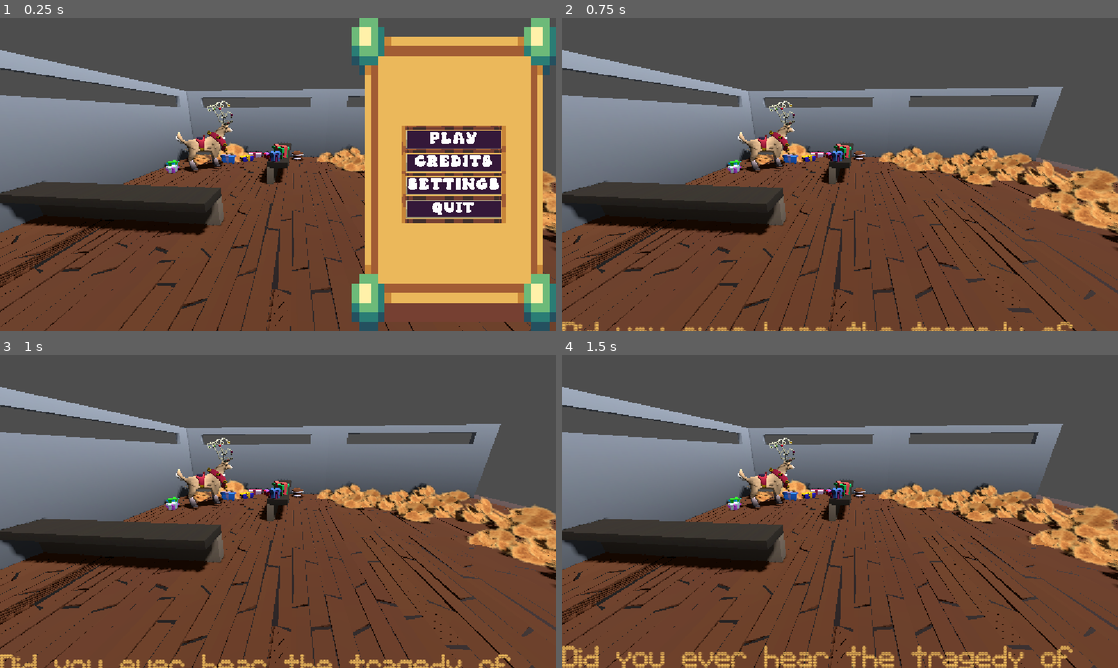
Above: before the commit, frames 1-4 (two rows, left to right).
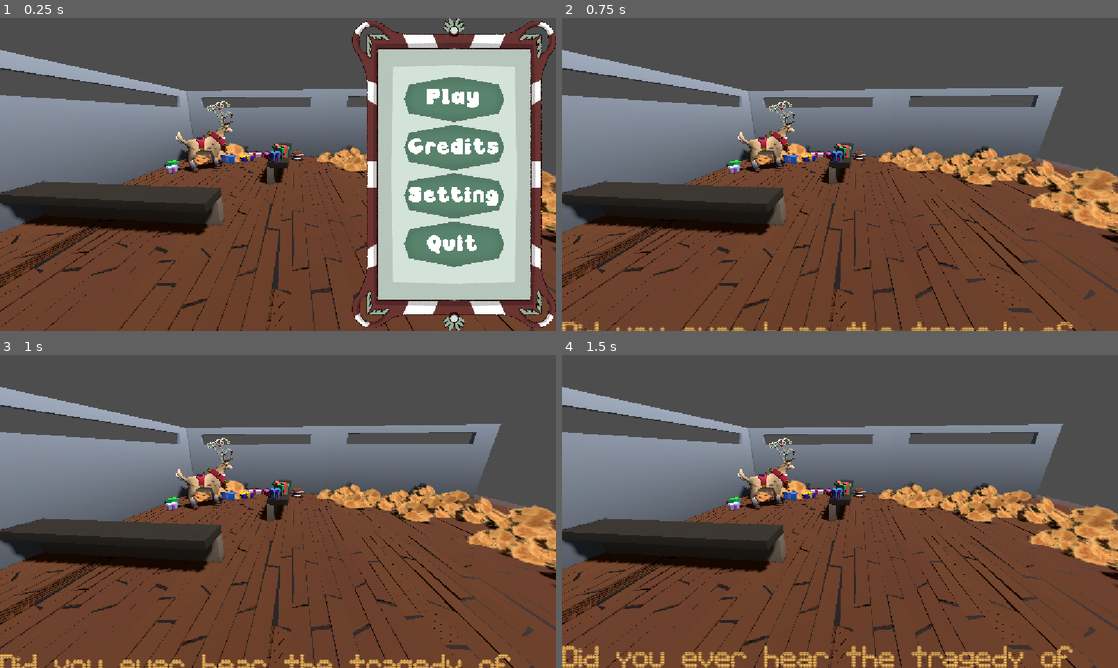
Above: after the commit, the same moments.

Repository: sjgillGit/gwj88
Game: Godot game, scene res://Main/RootNode.tscn
The game is run twice, just before and just after one commit, with the same random seed, the same clock (stepped at 60 frames per second) and the same inputs.
Inputs (mouse positions are in pixels of both pictures, inside the frame that each line leads up to):
- Up to frame 1 (0.25 s): no input
- Up to frame 2 (0.75 s): click (1017, 161) at 0.5 s, where only the run before the commit has a clickable "CREDITS"
- Up to frame 3 (1 s): no input
- Up to frame 4 (1.5 s): move the mouse to (962, 495) at 1.27 s; hold D (move_right) from 1.28 s (still down)

The runs differ from the first frame. In frame 1, 31% of the frame differs, in the area x 63-100%, y 0-100%; in frame 2, nothing differs; in frame 3, nothing differs; in frame 4, nothing differs.
Error before the commit: Assertion failed: I don't know what to do here with this new game state: 3 (res://Main/root_node.gd:18)

Commit message:
update pen UI, fill in some assets for ui screens

Diff:
--- a/Assets/ui/main/theme_general.tres
+++ b/Assets/ui/main/theme_general.tres
@@ -1,10 +1,9 @@
-[gd_resource type="Theme" load_steps=13 format=3 uid="uid://wnjx0277ks75"]
+[gd_resource type="Theme" load_steps=12 format=3 uid="uid://wnjx0277ks75"]
 
 [ext_resource type="FontFile" uid="uid://br8526wyvqdrk" path="res://Assets/fonts/Disco-Party-All/Disco_Party.ttf" id="1_m520p"]
 [ext_resource type="StyleBox" uid="uid://dagvxksushulb" path="res://Assets/ui/buttons/styleBox_button_hover.tres" id="2_yh0e6"]
 [ext_resource type="StyleBox" uid="uid://bxqhjcwxjpq6j" path="res://Assets/ui/buttons/styleBox_button_normal.tres" id="3_on443"]
 [ext_resource type="Texture2D" uid="uid://budb2prl270mc" path="res://Assets/art ~ licensed/VEXED ~ Mini-Medieval UI/Banners.png" id="4_ro6t1"]
-[ext_resource type="Texture2D" uid="uid://cwp3o24gxdowj" path="res://Assets/art ~ licensed/VEXED ~ Mini-Medieval UI/Frames.png" id="5_476kk"]
 [ext_resource type="FontFile" uid="uid://dxkvfvt32k2u" path="res://Assets/fonts/Party-Pack-All/Party_Pack_Ribs.ttf" id="6_q0gd3"]
 
 [sub_resource type="AtlasTexture" id="AtlasTexture_2x4uk"]
@@ -23,7 +22,6 @@
 expand_margin_bottom = 3.0
 
 [sub_resource type="AtlasTexture" id="AtlasTexture_5gxwd"]
-atlas = ExtResource("5_476kk")
 region = Rect2(44, 84, 32, 33)
 
 [sub_resource type="StyleBoxTexture" id="StyleBoxTexture_hxft3"]
--- a/Main/root_node.gd
+++ b/Main/root_node.gd
@@ -10,7 +10,7 @@
 func _game_state_changed(new_state: GameState.State, old_state: GameState.State):
 	var new_scene: PackedScene = null
 	match new_state:
-		GameState.State.STARTUP, GameState.State.MAIN_MENU, GameState.State.PEN:
+		GameState.State.STARTUP, GameState.State.MAIN_MENU, GameState.State.PEN, GameState.State.CREDITS, GameState.State.SETTINGS, GameState.State.PAUSE:
 			new_scene = preload("res://Scenes/ui/Pen3D.tscn")
 		GameState.State.PLAY:
 			new_scene = preload("res://Scenes/flight_mode/flight_main.tscn")
--- a/Scenes/ui/UiMainMenu.tscn
+++ b/Scenes/ui/UiMainMenu.tscn
@@ -1,14 +1,13 @@
-[gd_scene load_steps=6 format=3 uid="uid://c1ramn8byuilg"]
+[gd_scene load_steps=7 format=3 uid="uid://c1ramn8byuilg"]
 
 [ext_resource type="Script" uid="uid://lw5x5rqamc3f" path="res://Scripts/ui/ui_main_menu.gd" id="1_e6jh0"]
 [ext_resource type="Theme" uid="uid://wnjx0277ks75" path="res://Assets/ui/main/theme_general.tres" id="2_7c5qm"]
-[ext_resource type="ButtonGroup" uid="uid://bg48yv2vi1t8a" path="res://Assets/ui/buttons/button_group_main_menu.tres" id="3_85x37"]
+[ext_resource type="Texture2D" uid="uid://d2amlf2gepeg4" path="res://Assets/ui/main/menu-panel.png" id="3_n21uw"]
+[ext_resource type="Texture2D" uid="uid://cub3gf1hup4ok" path="res://Assets/ui/main/menu-button.png" id="4_hvpw8"]
+[ext_resource type="Script" uid="uid://1udhbw83ko2l" path="res://Scripts/ui/button.gd" id="5_fk7bd"]
 
-[sub_resource type="Gradient" id="Gradient_3udur"]
-colors = PackedColorArray(0.92156863, 0.72156864, 0.35686275, 1, 0.92156863, 0.72156864, 0.35686275, 1)
-
-[sub_resource type="GradientTexture1D" id="GradientTexture1D_6ur10"]
-gradient = SubResource("Gradient_3udur")
+[sub_resource type="StyleBoxTexture" id="StyleBoxTexture_qc84l"]
+texture = ExtResource("3_n21uw")
 
 [node name="UiMainMenu" type="Control" groups=["ui"]]
 editor_description = "This is where all the main menu stuff should be"
@@ -17,14 +16,6 @@
 offset_right = 1152.0
 offset_bottom = 648.0
 script = ExtResource("1_e6jh0")
-
-[node name="TextureRect" type="TextureRect" parent="."]
-layout_mode = 0
-offset_left = 759.0
-offset_top = 59.0
-offset_right = 1111.0
-offset_bottom = 589.0
-texture = SubResource("GradientTexture1D_6ur10")
 
 [node name="PanelContainer" type="PanelContainer" parent="."]
 texture_filter = 1
@@ -37,66 +28,90 @@
 grow_horizontal = 0
 grow_vertical = 2
 theme = ExtResource("2_7c5qm")
+theme_override_styles/panel = SubResource("StyleBoxTexture_qc84l")
 
-[node name="VBoxContainer" type="HBoxContainer" parent="PanelContainer"]
+[node name="MarginContainer" type="MarginContainer" parent="PanelContainer"]
 layout_mode = 2
-size_flags_vertical = 4
-alignment = 1
+theme_override_constants/margin_top = 120
+theme_override_constants/margin_right = 0
+theme_override_constants/margin_bottom = 0
 
-[node name="VSeparator2" type="VSeparator" parent="PanelContainer/VBoxContainer"]
+[node name="VBoxContainer2" type="VBoxContainer" parent="PanelContainer/MarginContainer"]
 layout_mode = 2
 
-[node name="HBoxContainer" type="VBoxContainer" parent="PanelContainer/VBoxContainer"]
+[node name="PlayButton" type="TextureButton" parent="PanelContainer/MarginContainer/VBoxContainer2"]
+custom_minimum_size = Vector2(154, 96)
 layout_mode = 2
-size_flags_horizontal = 4
-size_flags_vertical = 4
+texture_normal = ExtResource("4_hvpw8")
+ignore_texture_size = true
+stretch_mode = 5
+script = ExtResource("5_fk7bd")
 
-[node name="HSeparator6" type="HSeparator" parent="PanelContainer/VBoxContainer/HBoxContainer"]
+[node name="Label" type="Label" parent="PanelContainer/MarginContainer/VBoxContainer2/PlayButton"]
+layout_mode = 0
+offset_left = 154.0
+offset_top = 26.0
+offset_right = 265.0
+offset_bottom = 69.0
+theme = ExtResource("2_7c5qm")
+theme_override_font_sizes/font_size = 32
+text = "Play"
+
+[node name="CreditsButton" type="TextureButton" parent="PanelContainer/MarginContainer/VBoxContainer2"]
+custom_minimum_size = Vector2(154, 96)
 layout_mode = 2
+texture_normal = ExtResource("4_hvpw8")
+ignore_texture_size = true
+stretch_mode = 5
+script = ExtResource("5_fk7bd")
 
-[node name="PLAY" type="Button" parent="PanelContainer/VBoxContainer/HBoxContainer"]
-unique_name_in_owner = true
+[node name="Label" type="Label" parent="PanelContainer/MarginContainer/VBoxContainer2/CreditsButton"]
+layout_mode = 0
+offset_left = 116.0
+offset_top = 29.0
+offset_right = 305.0
+offset_bottom = 72.0
+theme = ExtResource("2_7c5qm")
+theme_override_font_sizes/font_size = 32
+text = "Credits"
+
+[node name="SettingsButton" type="TextureButton" parent="PanelContainer/MarginContainer/VBoxContainer2"]
+custom_minimum_size = Vector2(154, 96)
 layout_mode = 2
+texture_normal = ExtResource("4_hvpw8")
+ignore_texture_size = true
+stretch_mode = 5
+script = ExtResource("5_fk7bd")
+
+[node name="Label" type="Label" parent="PanelContainer/MarginContainer/VBoxContainer2/SettingsButton"]
+layout_mode = 0
+offset_left = 117.0
+offset_top = 29.0
+offset_right = 305.0
+offset_bottom = 72.0
 theme = ExtResource("2_7c5qm")
-toggle_mode = true
-button_group = ExtResource("3_85x37")
-text = "PLAY"
+theme_override_font_sizes/font_size = 32
+text = "Setting"
 
-[node name="HSeparator" type="HSeparator" parent="PanelContainer/VBoxContainer/HBoxContainer"]
+[node name="QuitButton" type="TextureButton" parent="PanelContainer/MarginContainer/VBoxContainer2"]
+custom_minimum_size = Vector2(154, 96)
 layout_mode = 2
+texture_normal = ExtResource("4_hvpw8")
+ignore_texture_size = true
+stretch_mode = 5
+script = ExtResource("5_fk7bd")
 
-[node name="CREDITS" type="Button" parent="PanelContainer/VBoxContainer/HBoxContainer"]
-unique_name_in_owner = true
-layout_mode = 2
+[node name="Label" type="Label" parent="PanelContainer/MarginContainer/VBoxContainer2/QuitButton"]
+layout_mode = 0
+offset_left = 155.0
+offset_top = 30.0
+offset_right = 266.0
+offset_bottom = 73.0
 theme = ExtResource("2_7c5qm")
-toggle_mode = true
-button_group = ExtResource("3_85x37")
-text = "CREDITS"
+theme_override_font_sizes/font_size = 32
+text = "Quit"
 
-[node name="HSeparator2" type="HSeparator" parent="PanelContainer/VBoxContainer/HBoxContainer"]
-layout_mode = 2
-
-[node name="SETTINGS" type="Button" parent="PanelContainer/VBoxContainer/HBoxContainer"]
-unique_name_in_owner = true
-layout_mode = 2
-theme = ExtResource("2_7c5qm")
-toggle_mode = true
-button_group = ExtResource("3_85x37")
-text = "SETTINGS"
-
-[node name="HSeparator4" type="HSeparator" parent="PanelContainer/VBoxContainer/HBoxContainer"]
-layout_mode = 2
-
-[node name="QUIT" type="Button" parent="PanelContainer/VBoxContainer/HBoxContainer"]
-unique_name_in_owner = true
-layout_mode = 2
-theme = ExtResource("2_7c5qm")
-toggle_mode = true
-button_group = ExtResource("3_85x37")
-text = "QUIT"
-
-[node name="HSeparator5" type="HSeparator" parent="PanelContainer/VBoxContainer/HBoxContainer"]
-layout_mode = 2
-
-[node name="VSeparator" type="VSeparator" parent="PanelContainer/VBoxContainer"]
-layout_mode = 2
+[connection signal="pressed" from="PanelContainer/MarginContainer/VBoxContainer2/PlayButton" to="." method="_on_play_button_pressed"]
+[connection signal="pressed" from="PanelContainer/MarginContainer/VBoxContainer2/CreditsButton" to="." method="_on_credits_button_pressed"]
+[connection signal="pressed" from="PanelContainer/MarginContainer/VBoxContainer2/SettingsButton" to="." method="_on_settings_button_pressed"]
+[connection signal="pressed" from="PanelContainer/MarginContainer/VBoxContainer2/QuitButton" to="." method="_on_quit_button_pressed"]
--- a/Scenes/ui/UiPen.tscn
+++ b/Scenes/ui/UiPen.tscn
@@ -1,8 +1,13 @@
-[gd_scene load_steps=4 format=3 uid="uid://i4hgl17h5n1r"]
+[gd_scene load_steps=7 format=3 uid="uid://i4hgl17h5n1r"]
 
 [ext_resource type="Theme" uid="uid://wnjx0277ks75" path="res://Assets/ui/main/theme_general.tres" id="1_s3urb"]
 [ext_resource type="Script" uid="uid://bmlda1l4oad05" path="res://Scenes/ui/ui_pen.gd" id="1_twpca"]
-[ext_resource type="ButtonGroup" uid="uid://5luqxnhyvgwe" path="res://Assets/ui/buttons/button_group_pen.tres" id="3_581q8"]
+[ext_resource type="Texture2D" uid="uid://d2amlf2gepeg4" path="res://Assets/ui/main/menu-panel.png" id="4_1a6lg"]
+[ext_resource type="Texture2D" uid="uid://cub3gf1hup4ok" path="res://Assets/ui/main/menu-button.png" id="5_d1etx"]
+[ext_resource type="Script" uid="uid://1udhbw83ko2l" path="res://Scripts/ui/button.gd" id="6_d1etx"]
+
+[sub_resource type="StyleBoxTexture" id="StyleBoxTexture_vjfc7"]
+texture = ExtResource("4_1a6lg")
 
 [node name="UiPen" type="Control" groups=["ui"]]
 layout_mode = 3
@@ -13,21 +18,56 @@
 grow_vertical = 2
 script = ExtResource("1_twpca")
 
-[node name="PLAY" type="Button" parent="."]
-unique_name_in_owner = true
-layout_mode = 1
-anchors_preset = 3
-anchor_left = 1.0
-anchor_top = 1.0
-anchor_right = 1.0
-anchor_bottom = 1.0
-offset_left = -167.0
-offset_top = -87.0
-offset_right = -34.0
-offset_bottom = -32.0
-grow_horizontal = 0
-grow_vertical = 0
+[node name="PanelContainer" type="PanelContainer" parent="."]
+layout_mode = 0
+offset_left = 768.0
+offset_top = 111.0
+offset_right = 1100.0
+offset_bottom = 537.0
+theme_override_styles/panel = SubResource("StyleBoxTexture_vjfc7")
+
+[node name="PlayButton" type="TextureButton" parent="."]
+layout_mode = 0
+offset_left = 855.0
+offset_top = 185.0
+offset_right = 1008.0
+offset_bottom = 281.0
+texture_normal = ExtResource("5_d1etx")
+ignore_texture_size = true
+stretch_mode = 5
+script = ExtResource("6_d1etx")
+
+[node name="Label" type="Label" parent="PlayButton"]
+layout_mode = 0
+offset_left = 22.0
+offset_top = 29.0
+offset_right = 133.0
+offset_bottom = 72.0
 theme = ExtResource("1_s3urb")
-toggle_mode = true
-button_group = ExtResource("3_581q8")
+theme_override_font_sizes/font_size = 32
 text = "Play"
+
+[node name="UpgradeButton" type="TextureButton" parent="."]
+layout_mode = 0
+offset_left = 852.0
+offset_top = 346.0
+offset_right = 1005.0
+offset_bottom = 442.0
+texture_normal = ExtResource("5_d1etx")
+ignore_texture_size = true
+stretch_mode = 5
+script = ExtResource("6_d1etx")
+
+[node name="Label" type="Label" parent="UpgradeButton"]
+layout_mode = 0
+offset_left = 34.0
+offset_top = 30.0
+offset_right = 145.0
+offset_bottom = 73.0
+theme = ExtResource("1_s3urb")
+theme_override_font_sizes/font_size = 32
+text = "Buy"
+
+[connection signal="mouse_entered" from="PlayButton" to="." method="_on_play_button_mouse_entered"]
+[connection signal="pressed" from="PlayButton" to="." method="_on_play_button_pressed"]
+[connection signal="pressed" from="UpgradeButton" to="." method="_on_upgrade_button_pressed"]
--- a/Scenes/ui/ui_pen.gd
+++ b/Scenes/ui/ui_pen.gd
@@ -1,13 +1,18 @@
-
 class_name UiPen
 extends Control
 
-
-func _ready() -> void:
-	UiLib.Buttons.setup_buttons(%PLAY.button_group, Callable(self, &"_on_button_pressed"))
+@onready var upgrade_button: TextureButton = $UpgradeButton
 
 
-func _on_button_pressed(button: Button) -> void:
-	match button.name:
-		&"PLAY":
-			GameState.current = GameState.State.PLAY
+func _update_button_enablement():
+	if not DeerUpgrades.upgrade_available_for_purchase():
+		upgrade_button.queue_free()
+
+
+func _on_play_button_pressed():
+	GameState.current = GameState.State.PLAY
+
+
+func _on_upgrade_button_pressed():
+	DeerUpgrades.increment_upgrade()
+	_update_button_enablement()
--- a/Scripts/singletons/autoloads/deer_upgrades.gd
+++ b/Scripts/singletons/autoloads/deer_upgrades.gd
@@ -19,8 +19,22 @@
 static var _upgrades: Array[Category]
 
 
-static func set_upgrade(category: Category):
-	_upgrades.append(category)
+static func increment_upgrade():
+	for upgrade in DeerUpgrades.Category.values():
+		if upgrade in _upgrades:
+			continue
+		_upgrades.append(upgrade)
+		print("Adding upgrade: %s" % Category.keys()[upgrade])
+		break
+
+
+static func upgrade_available_for_purchase() -> bool:
+	return len(_upgrades) < len(Category.keys())
+
+
+#static func set_upgrade(category: Category):
+	#print("Adding upgrade: %s" % Category.keys()[category])
+	#_upgrades.append(category)
 
 
 static func get_upgrades():
--- /dev/null
+++ b/Scripts/ui/button.gd
@@ -0,0 +1,10 @@
+extends Node
+
+
+func _ready():
+	connect("mouse_entered", func():
+		GlobalAudioPlayer.playlist["UI"]["Hover"].play()
+	)
+	connect("pressed", func():
+		GlobalAudioPlayer.playlist["UI"]["Click1"].play()
+	)
--- a/Scripts/ui/ui_main_menu.gd
+++ b/Scripts/ui/ui_main_menu.gd
@@ -1,21 +1,18 @@
-
-
 class_name UiMainMenu
 extends Control
 
 
-func _ready() -> void:
-	UiLib.Buttons.setup_buttons(%PLAY.button_group, Callable(self, &"_on_button_pressed"))
+func _on_play_button_pressed():
+	GameState.current = GameState.State.PEN
 
 
-func _on_button_pressed(button: BaseButton) -> void:
-	await UiLib.Buttons.button_delay(button)
-	match button.name:
-		&"PLAY":
-			GameState.current = GameState.State.PEN
-		&"CREDITS":
-			GameState.current = GameState.State.CREDITS
-		&"SETTINGS":
-			GameState.current = GameState.State.SETTINGS
-		&"QUIT":
-			GameState.current = GameState.State.QUIT
+func _on_credits_button_pressed():
+	GameState.current = GameState.State.CREDITS
+
+
+func _on_settings_button_pressed():
+	GameState.current = GameState.State.SETTINGS
+
+
+func _on_quit_button_pressed():
+	GameState.current = GameState.State.QUIT
Binary file added: Assets/ui/main/menu-button.png
Not shown, added: Assets/ui/main/menu-button.png.import
Binary file added: Assets/ui/main/menu-panel.png
Not shown, added: Assets/ui/main/menu-panel.png.import
Not shown, added: Scripts/ui/button.gd.uid
